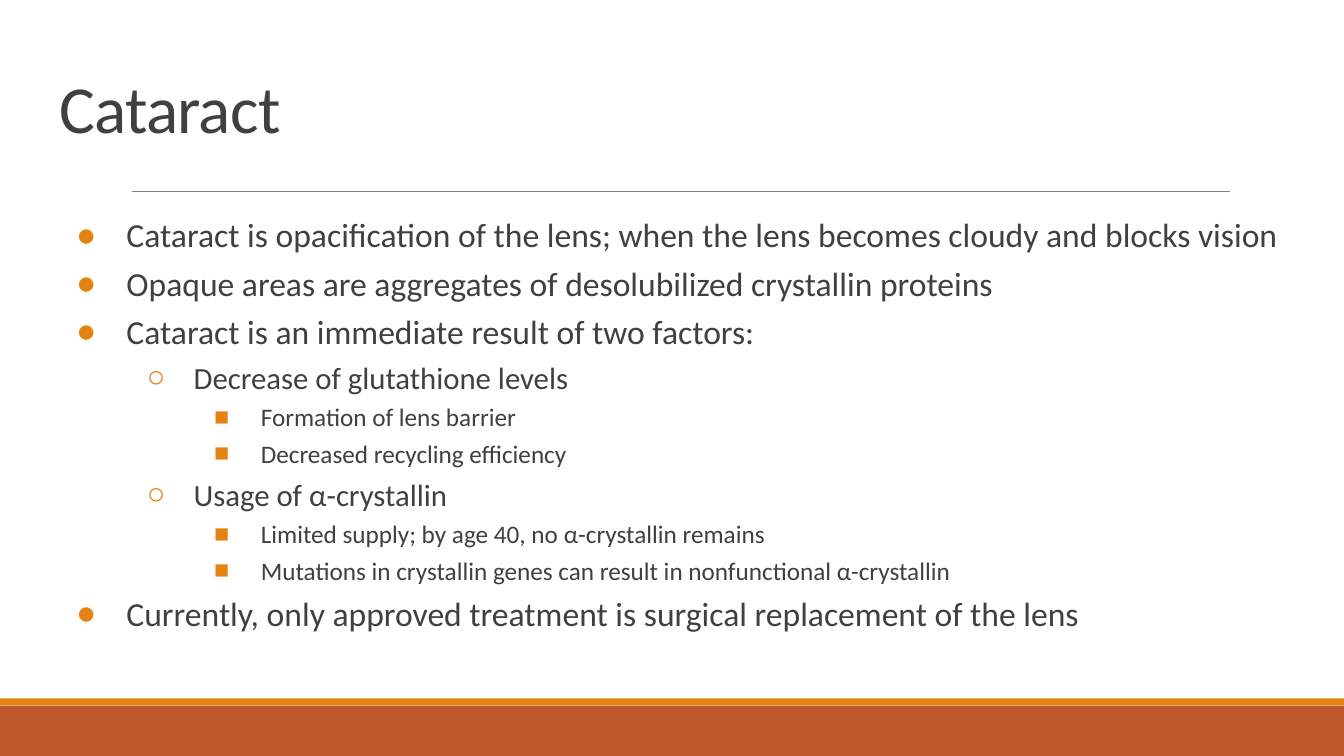
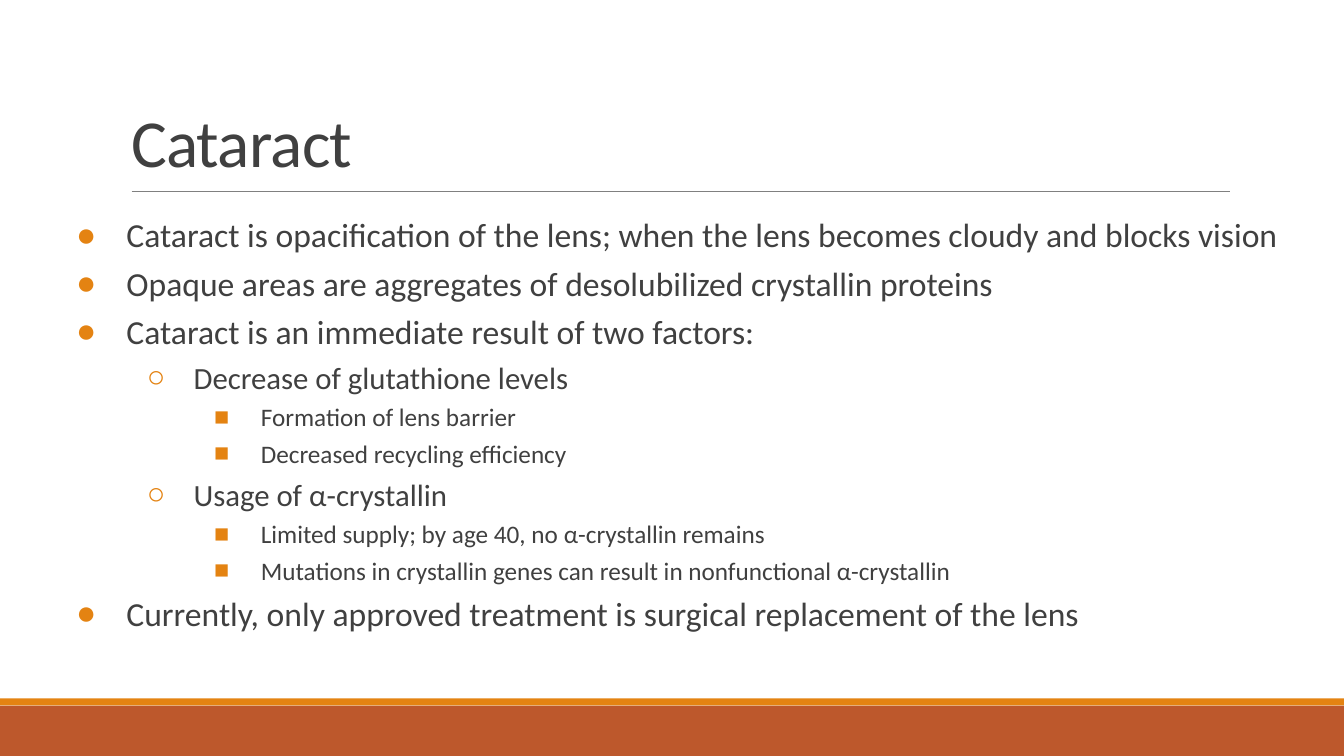
Before and after one commit to dyaom/REHS-2019, a slide deck: slide 5 of Cataract.pptx. Drawn at 1344x756 pixels with LibreOffice and Linux fonts; fonts in the diff are those of the drawing. Boxes give left, top, right and bottom in pixels: in the first picture for what was removed or moved away, otherwise in the second. Text is boxed around its words. In the diff, an @@ line names an element or a change of style, - is before the commit and + after.

```diff
--- a/Cataract.pptx
+++ b/Cataract.pptx
@@ title "Cataract": place and size @@
-title "Cataract" at <box>59,89,280,134</box>
+title "Cataract" at <box>131,123,352,168</box>
@@ title "Cataract" at <box>131,123,352,168</box>: vertical alignment top to bottom @@
```
Also in this commit, not shown: 2 other slides changed, 3 slides added, 24 other files.
